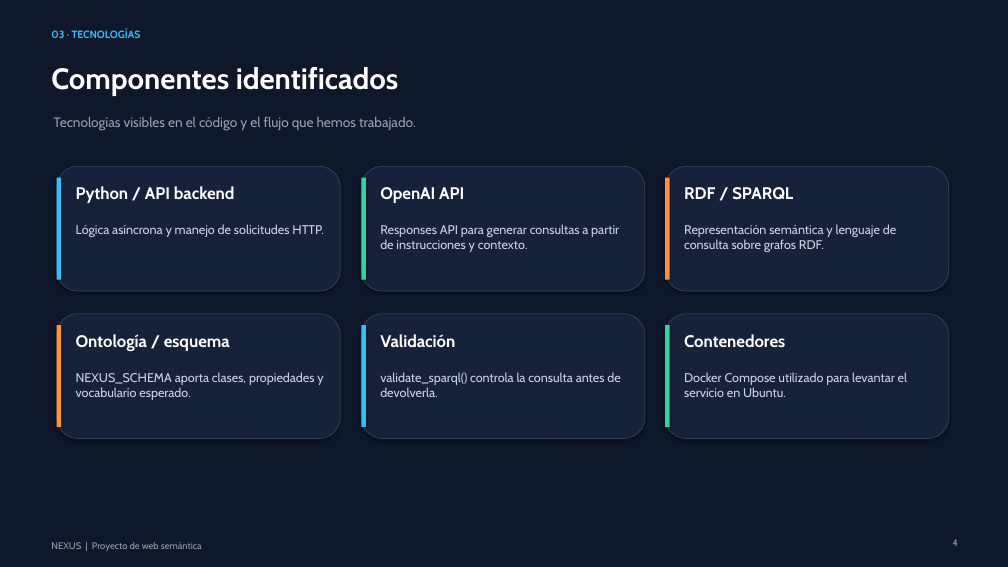
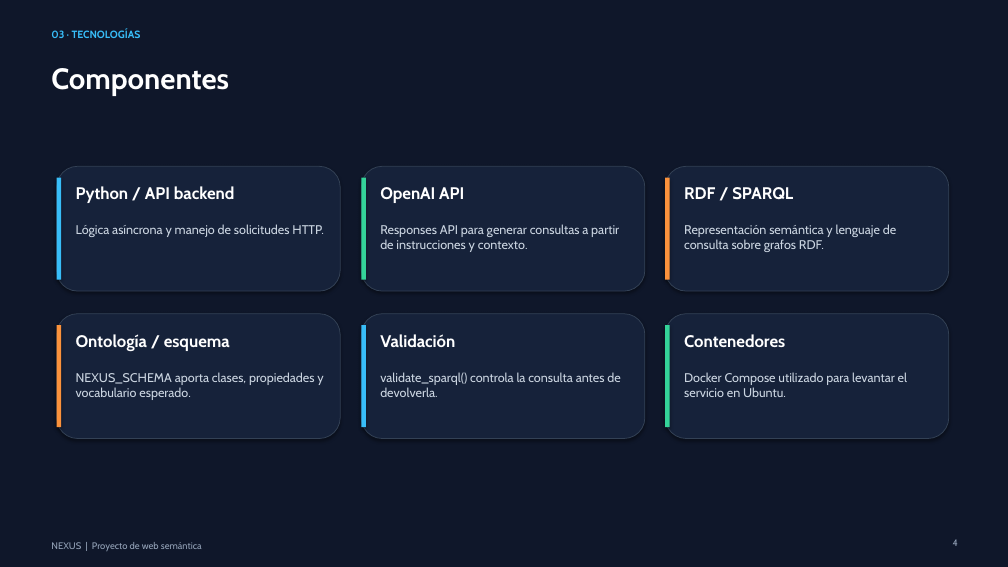
Before and after one commit to GabrielGomez9898/semantic_web, a slide deck: slide 8 of nexus/Nexus_presentacion.pptx (slide 7 before the commit). Drawn at 1008x567 pixels with LibreOffice and Linux fonts; fonts in the diff are those of the drawing. Boxes give left, top, right and bottom in pixels: in the first picture for what was removed or moved away, otherwise in the second. Text is boxed around its words. In the diff, an @@ line names an element or a change of style, - is before the commit and + after.

```diff
--- a/nexus/Nexus_presentacion.pptx
+++ b/nexus/Nexus_presentacion.pptx
@@ text at (51,68,229,96): text changed @@
-Componentes identificados
+Componentes
@@ text removed at (54,117,416,131) @@
-Tecnologías visibles en el código y el flujo que hemos trabajado.
```
Also in this commit, not shown: 1 other slide changed, 1 slide added.
